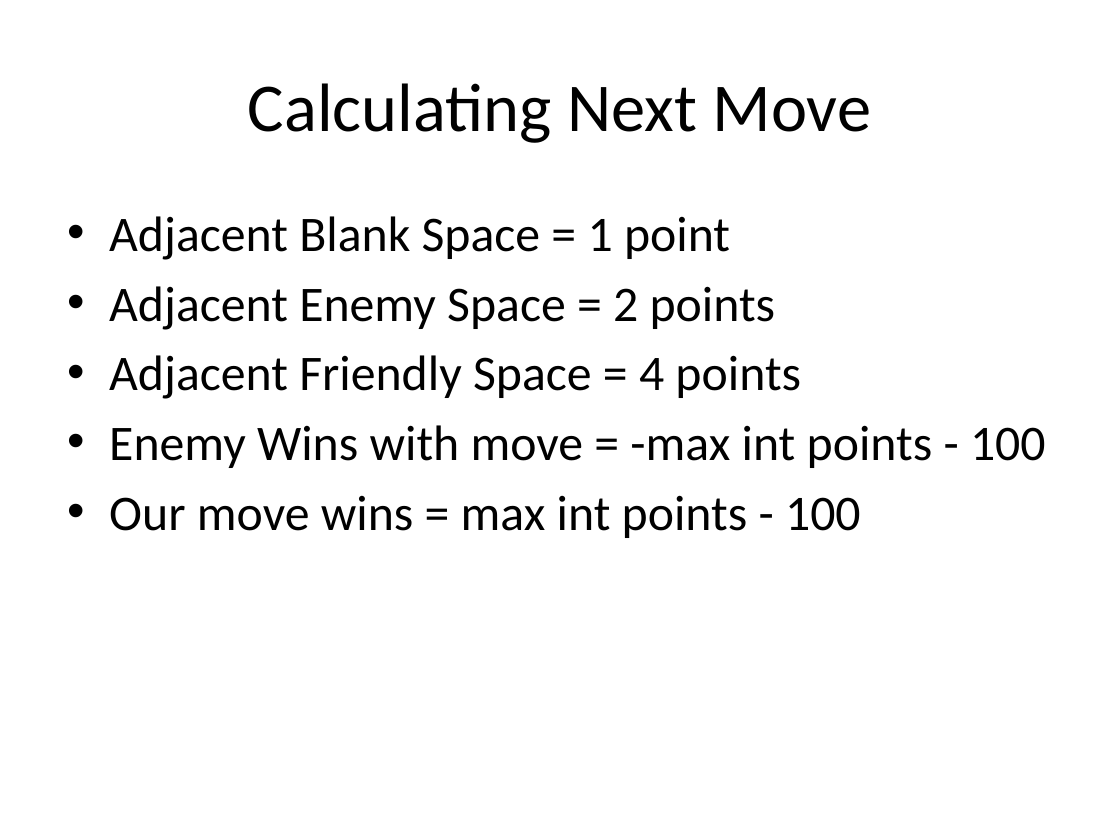
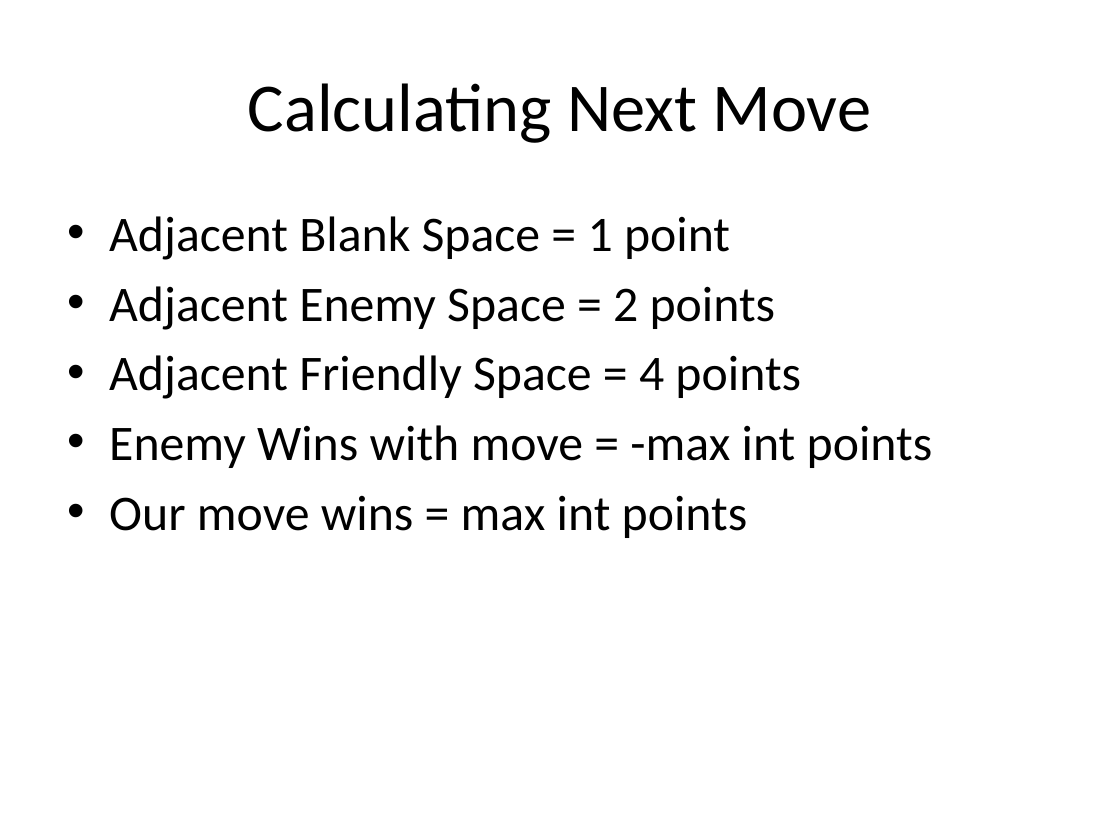
Before and after one commit to jjpearson8611/AI-Class-Projects, a slide deck: slide 5 of FinalProject/FinalProjectPresentation.pptx. Drawn at 1120x840 pixels with LibreOffice and Linux fonts; fonts in the diff are those of the drawing. Boxes give left, top, right and bottom in pixels: in the first picture for what was removed or moved away, otherwise in the second. Text is boxed around its words. In the diff, an @@ line names an element or a change of style, - is before the commit and + after.

```diff
--- a/FinalProject/FinalProjectPresentation.pptx
+++ b/FinalProject/FinalProjectPresentation.pptx
@@ text at <box>109,425,933,538</box>: text changed @@
-• Enemy Wins with move = -max int points - 100
-• Our move wins = max int points - 100
+• Enemy Wins with move = -max int points
+• Our move wins = max int points
```
Also in this commit, not shown: 2 other slides changed, 1 slide added.
